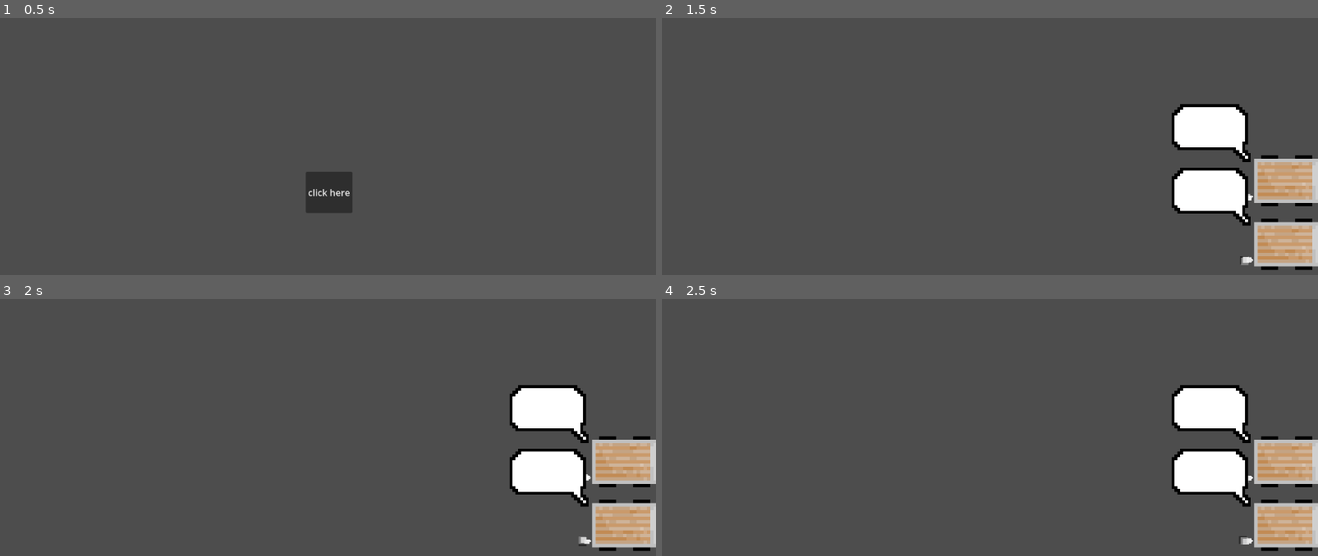
Above: before the commit, frames 1-4 (two rows, left to right).
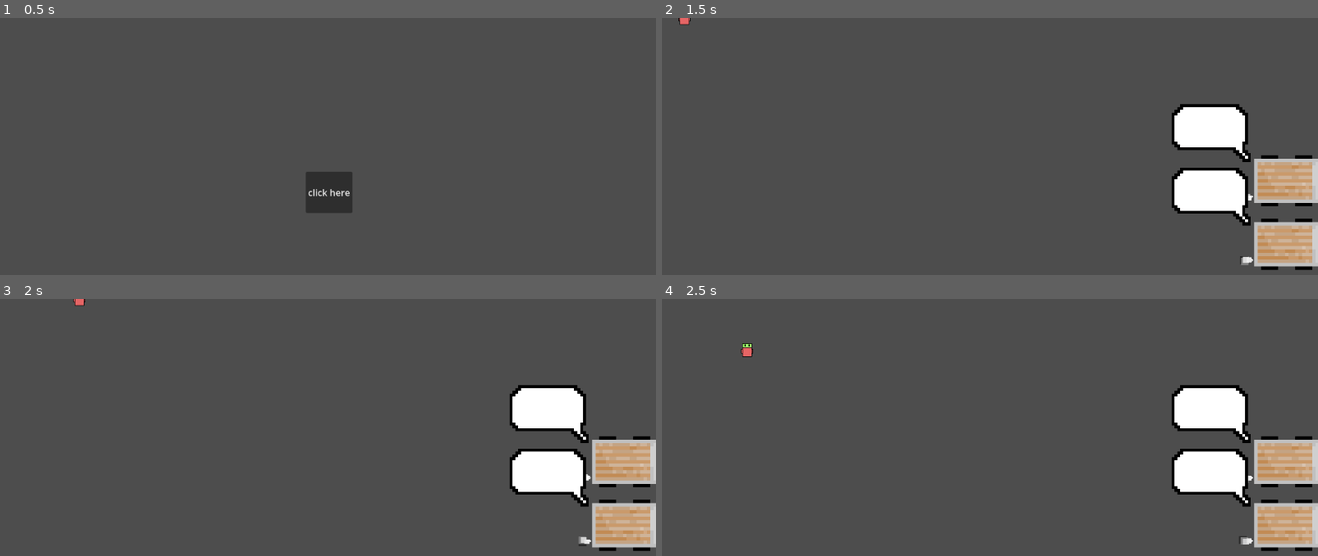
Above: after the commit, the same moments.

Repository: Bratah123/NewYearNewSkillsJam
Game: Godot game, scene res://game/main_menu.tscn
Two runs of this game, one before a commit and one after it. Both use one fixed random seed, a clock stepped at 60 frames per second and the inputs below.
Inputs:
- Up to frame 1 (0.5 s): no input
- Up to frame 2 (1.5 s): click "click here" at 0.5 s; tap Enter at 1.25 s; hold D (right, bound only after the commit) from 1.28 s (still down)
- Up to frame 3 (2 s): keep holding D (right, bound only after the commit)
- Up to frame 4 (2.5 s): release D (right, bound only after the commit) at 2.03 s; hold S (down, bound only after the commit) from 2.03 s (still down)

Frame 1 is identical in both runs. In frame 2, less than 0.1% of the frame differs, in the area x 2-5%, y 0-3%; in frame 3, less than 0.1%; in frame 4, less than 0.1%, in the area x 12-14%, y 17-23%.

Commit message:
FEAT: Add player movement

Diff:
--- a/game/game.tscn
+++ b/game/game.tscn
@@ -1,6 +1,7 @@
-[gd_scene load_steps=2 format=3 uid="uid://beg3x22pph4dk"]
+[gd_scene load_steps=3 format=3 uid="uid://beg3x22pph4dk"]
 
-[ext_resource type="PackedScene" path="res://game/truck.tscn" id="1_a5mrr"]
+[ext_resource type="PackedScene" uid="uid://bonbjxcg5jnt1" path="res://game/truck.tscn" id="1_a5mrr"]
+[ext_resource type="PackedScene" uid="uid://bmv15mn7wtyit" path="res://game/player.tscn" id="2_ra5ri"]
 
 [node name="Game" type="Node2D"]
 
@@ -9,3 +10,5 @@
 
 [node name="Truck2" parent="." instance=ExtResource("1_a5mrr")]
 position = Vector2(1124, 396)
+
+[node name="Player" parent="." instance=ExtResource("2_ra5ri")]
--- /dev/null
+++ b/game/player.gd
@@ -0,0 +1,13 @@
+extends CharacterBody2D
+
+@export var move_speed : float = 200
+
+func _physics_process(_delta):
+	var input_direction = Vector2(
+		Input.get_action_strength("right") - Input.get_action_strength("left"),
+		Input.get_action_strength("down") - Input.get_action_strength("up")
+	)
+
+	velocity = input_direction * move_speed
+
+	move_and_slide()
--- /dev/null
+++ b/game/player.tscn
@@ -0,0 +1,17 @@
+[gd_scene load_steps=4 format=3 uid="uid://bmv15mn7wtyit"]
+
+[ext_resource type="Texture2D" uid="uid://ti77ct37praq" path="res://assets/temp_sprite.png" id="1_at86d"]
+[ext_resource type="Script" path="res://game/player.gd" id="1_erqir"]
+
+[sub_resource type="RectangleShape2D" id="RectangleShape2D_2jorn"]
+size = Vector2(21, 16)
+
+[node name="Player" type="CharacterBody2D"]
+script = ExtResource("1_erqir")
+
+[node name="Sprite2D" type="Sprite2D" parent="."]
+texture = ExtResource("1_at86d")
+
+[node name="CollisionShape2D" type="CollisionShape2D" parent="."]
+position = Vector2(-0.5, 4)
+shape = SubResource("RectangleShape2D_2jorn")
--- a/project.godot
+++ b/project.godot
@@ -18,3 +18,39 @@
 [display]
 
 window/size/resizable=false
+
+[input]
+
+left={
+"deadzone": 0.5,
+"events": [Object(InputEventKey,"resource_local_to_scene":false,"resource_name":"","device":-1,"window_id":0,"alt_pressed":false,"shift_pressed":false,"ctrl_pressed":false,"meta_pressed":false,"pressed":false,"keycode":0,"physical_keycode":65,"key_label":0,"unicode":65,"echo":false,"script":null)
+, Object(InputEventKey,"resource_local_to_scene":false,"resource_name":"","device":0,"window_id":0,"alt_pressed":false,"shift_pressed":false,"ctrl_pressed":false,"meta_pressed":false,"pressed":false,"keycode":0,"physical_keycode":4194319,"key_label":0,"unicode":0,"echo":false,"script":null)
+]
+}
+right={
+"deadzone": 0.5,
+"events": [Object(InputEventKey,"resource_local_to_scene":false,"resource_name":"","device":0,"window_id":0,"alt_pressed":false,"shift_pressed":false,"ctrl_pressed":false,"meta_pressed":false,"pressed":false,"keycode":0,"physical_keycode":68,"key_label":0,"unicode":0,"echo":false,"script":null)
+, Object(InputEventKey,"resource_local_to_scene":false,"resource_name":"","device":0,"window_id":0,"alt_pressed":false,"shift_pressed":false,"ctrl_pressed":false,"meta_pressed":false,"pressed":false,"keycode":0,"physical_keycode":4194321,"key_label":0,"unicode":0,"echo":false,"script":null)
+]
+}
+up={
+"deadzone": 0.5,
+"events": [Object(InputEventKey,"resource_local_to_scene":false,"resource_name":"","device":0,"window_id":0,"alt_pressed":false,"shift_pressed":false,"ctrl_pressed":false,"meta_pressed":false,"pressed":false,"keycode":0,"physical_keycode":87,"key_label":0,"unicode":0,"echo":false,"script":null)
+, Object(InputEventKey,"resource_local_to_scene":false,"resource_name":"","device":0,"window_id":0,"alt_pressed":false,"shift_pressed":false,"ctrl_pressed":false,"meta_pressed":false,"pressed":false,"keycode":0,"physical_keycode":4194320,"key_label":0,"unicode":0,"echo":false,"script":null)
+]
+}
+down={
+"deadzone": 0.5,
+"events": [Object(InputEventKey,"resource_local_to_scene":false,"resource_name":"","device":0,"window_id":0,"alt_pressed":false,"shift_pressed":false,"ctrl_pressed":false,"meta_pressed":false,"pressed":false,"keycode":0,"physical_keycode":83,"key_label":0,"unicode":0,"echo":false,"script":null)
+, Object(InputEventKey,"resource_local_to_scene":false,"resource_name":"","device":0,"window_id":0,"alt_pressed":false,"shift_pressed":false,"ctrl_pressed":false,"meta_pressed":false,"pressed":false,"keycode":0,"physical_keycode":4194322,"key_label":0,"unicode":0,"echo":false,"script":null)
+]
+}
+click={
+"deadzone": 0.5,
+"events": [Object(InputEventMouseButton,"resource_local_to_scene":false,"resource_name":"","device":-1,"window_id":0,"alt_pressed":false,"shift_pressed":false,"ctrl_pressed":false,"meta_pressed":false,"button_mask":0,"position":Vector2(0, 0),"global_position":Vector2(0, 0),"factor":1.0,"button_index":1,"canceled":false,"pressed":false,"double_click":false,"script":null)
+]
+}
+
+[rendering]
+
+textures/canvas_textures/default_texture_filter=0
Not shown, added: assets/temp_sprite.png.import
